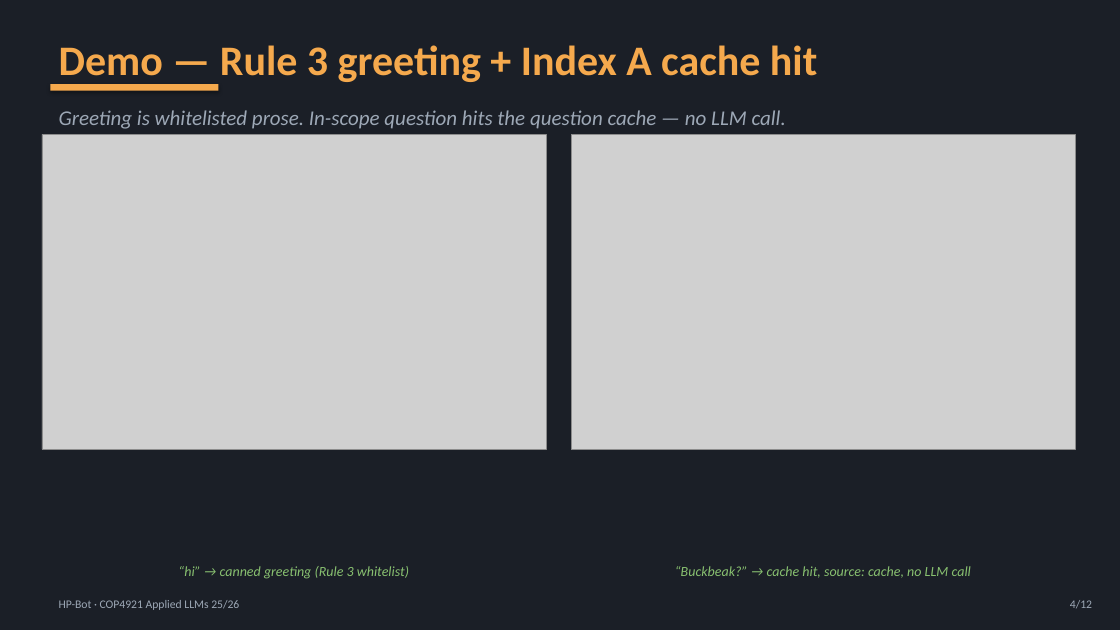
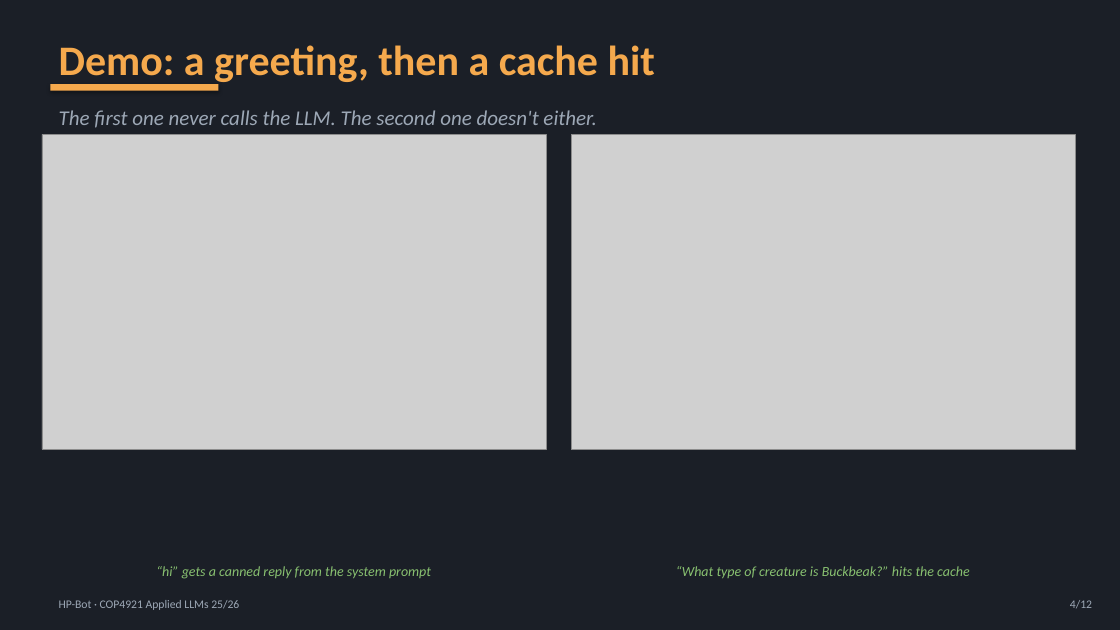
Before and after one commit to hoop-ai/applied-llm-hp-bot, a slide deck: slide 4 of HP-Bot-presentation.pptx. Drawn at 1120x630 pixels with LibreOffice and Linux fonts; fonts in the diff are those of the drawing; grey boxes stand for pictures. Boxes give left, top, right and bottom in pixels: in the first picture for what was removed or moved away, otherwise in the second. Text is boxed around its words. In the diff, an @@ line names an element or a change of style, - is before the commit and + after.

```diff
--- a/HP-Bot-presentation.pptx
+++ b/HP-Bot-presentation.pptx
@@ text at (59, 45, 655, 86): text changed @@
-Demo — Rule 3 greeting + Index A cache hit
+Demo: a greeting, then a cache hit
@@ text at (59, 110, 596, 128): text changed @@
-Greeting is whitelisted prose. In-scope question hits the question cache — no LLM call.
+The first one never calls the LLM. The second one doesn't either.
@@ text at (156, 566, 431, 579): text changed @@
-“hi” → canned greeting (Rule 3 whitelist)
+“hi” gets a canned reply from the system prompt
@@ text at (676, 566, 970, 578): text changed @@
-“Buckbeak?” → cache hit, source: cache, no LLM call
+“What type of creature is Buckbeak?” hits the cache
```
Also in this commit, not shown: 10 other slides changed, 1 other file.
